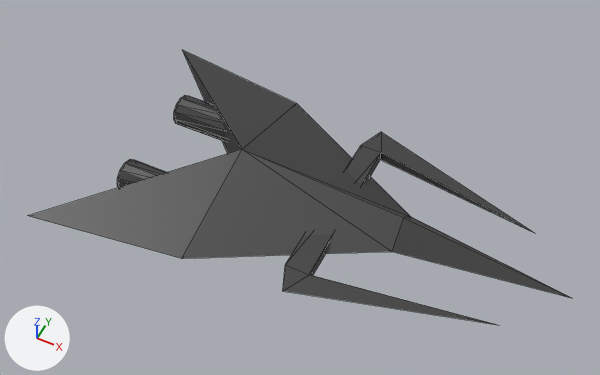
An edit to the glTF model Modelos/player.glb, drawn before and after from the same camera.
Camera for both pictures: a 50 mm camera at (53.6, -86.6, 110.4) aimed at (10.3, -0.1, 2.3). Arrows for +X, +Y and +Z are at lower left; the lights stay in place. The picture after the commit comes second. Mesh edges are drawn as thin lines. Vertices at exactly the same position are counted once.

In view in the first picture: 'Nave'.
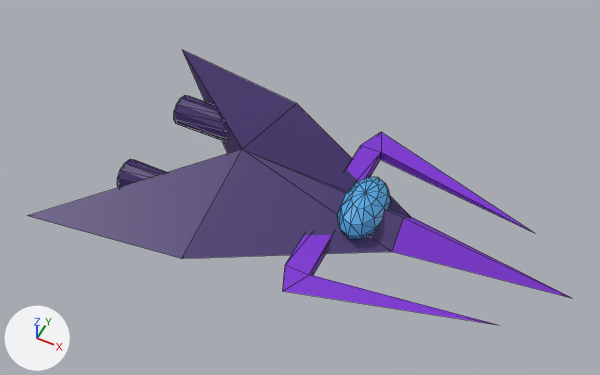
What the commit changed:
me_nave_col is used by ob_nave; location (0.0, 0.0, 0.0).
me_nave_col had 119 vertices, 222 faces and spanned x -29.8..58.7, y -25.2..25.2, z -5.5..6.5.
me_nave_col now has 181 vertices, 342 faces and spans x -29.8..58.7, y -25.2..25.2, z -5.5..7.0.
me_nave_col part 1: a new loose piece, a UV sphere (12 segments, 6 rings, poles along z) spanning x 18.4..26.4, y -6.7..6.7, z -1.0..7.0, in mat_defaultmaterial.
me_nave_col part 2: 222 kept faces spanning x -29.8..58.7, y -25.2..25.2, z -5.5..6.5 get new vertex colours; the middle colour goes from dark grey #3f3f3f to dark purple #3f286b.

Changed parts and their boxes (x1, y1, x2, y2) in the pictures (600 x 375 px):
part 1 of me_nave_col, added
    after: (337, 177, 390, 240)
part 2 of me_nave_col, recoloured (dark grey to dark purple)
    both: (29, 50, 571, 325)
